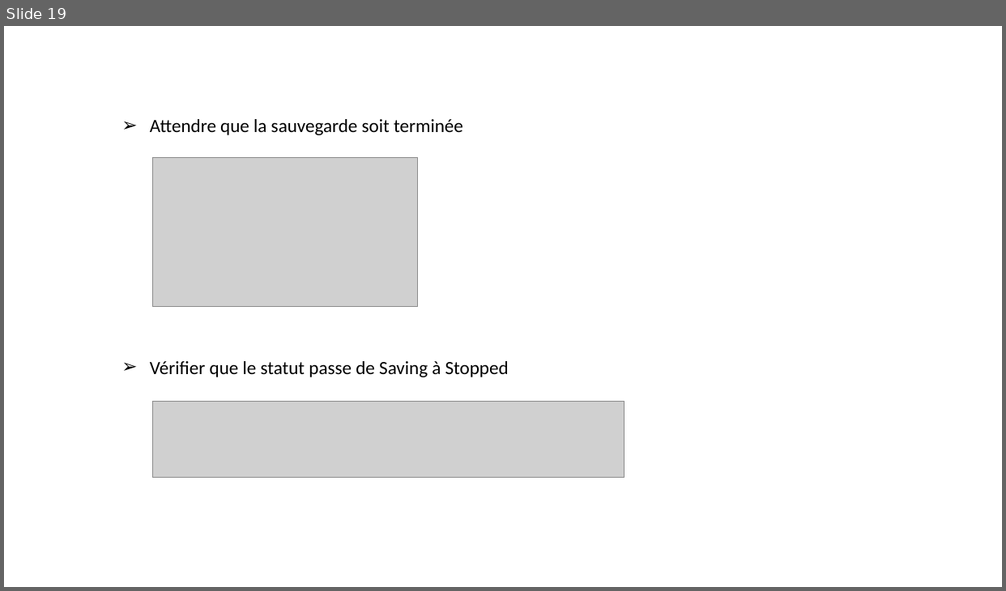
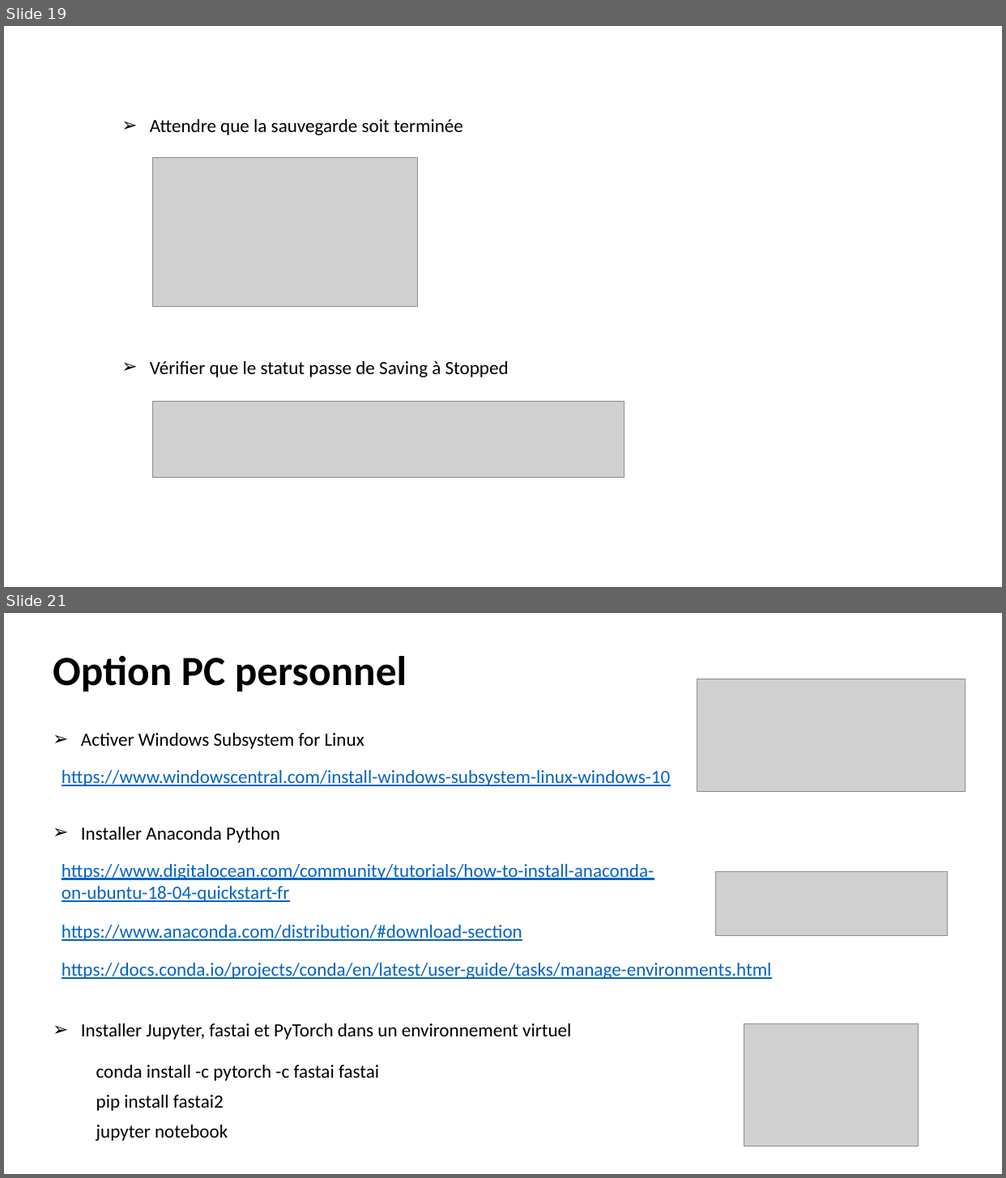
Before and after one commit to laurentprudhon/cours-deeplearning-2020, a slide deck: slides/00_environnement.pptx. Shown one above the other, each under a label of ours: slide 19 before the commit, slides 19 and 21 after it; the slides between them are not shown. The pictures are 1006x591 and 1006x1178 pixels, drawn with LibreOffice and Linux fonts; fonts in the diff are those of the drawing; grey boxes stand for pictures. Boxes give left, top, right and bottom in pixels: in the first picture for what was removed or moved away, otherwise in the second. Text is boxed around its words. In the diff, an @@ line names an element or a change of style, - is before the commit and + after.

```diff
--- a/slides/00_environnement.pptx
+++ b/slides/00_environnement.pptx
@@ slide 21 added at [4, 613, 1002, 1174], background #FFFFFF @@
@@ text added at [53, 656, 407, 692], 40 pt, text #000000, bold @@
+Option PC personnel
@@ picture added at [697, 679, 966, 791] @@
@@ text added at [81, 733, 364, 749], 18 pt, text #000000 @@
+➢ Activer Windows Subsystem for Linux
@@ text added at [62, 770, 670, 786], 18 pt, text #0563C1, underline @@
+https://www.windowscentral.com/install-windows-subsystem-linux-windows-10
@@ text added at [81, 827, 280, 843], 18 pt, text #000000 @@
+➢ Installer Anaconda Python
@@ text added at [62, 864, 654, 902], 18 pt, text #0563C1, underline @@
+https://www.digitalocean.com/community/tutorials/how-to-install-anaconda-on-ubuntu-18-04-quickstart-fr
@@ picture added at [715, 872, 947, 935] @@
@@ text added at [62, 925, 522, 941], 18 pt, text #0563C1, underline @@
+https://www.anaconda.com/distribution/#download-section
@@ text added at [62, 963, 772, 979], 18 pt, text #0563C1, underline @@
+https://docs.conda.io/projects/conda/en/latest/user-guide/tasks/manage-environments.html
@@ text added at [81, 1024, 571, 1040], 18 pt, text #000000 @@
+➢ Installer Jupyter, fastai et PyTorch dans un environnement virtuel
@@ picture added at [744, 1024, 918, 1147] @@
@@ text added at [96, 1065, 379, 1081], 18 pt, text #000000 @@
+conda install -c pytorch -c fastai fastai
@@ text added at [96, 1095, 224, 1111], 18 pt, text #000000 @@
+pip install fastai2
@@ text added at [96, 1125, 228, 1141], 18 pt, text #000000 @@
+jupyter notebook
```
Also in this commit, not shown: 1 slide changed, 1 other slide added.
